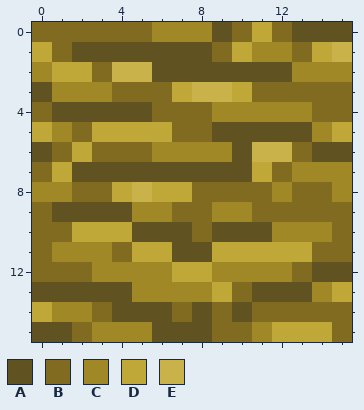
Pixel-art sprite: overrides/resources/contenttweaker/textures/blocks/eden_stone.png. That is the earlier state.
The file is 16x16 pixels.
Palette (. is transparent): A #605221  B #806b20  C #a18826  D #bfa838  E #cab24a
After:
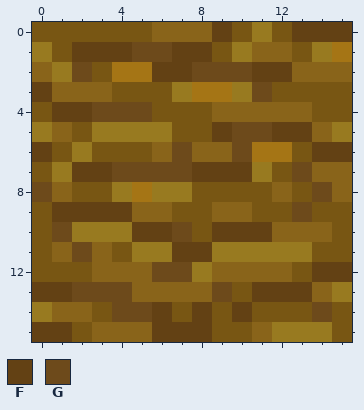
Colours new in this view: F #634114  G #6d4a1b
Diff:
@@ palette @@
-B #806b20
+B #785613
-C #a18826
+C #89641a
-D #bfa838
+D #987a20
-E #cab24a
+E #a57515
@@ x 0..15 @@
- 0 BBBBBBCCCABDBAAA
- 1 DBAAAAAAABDCCBDE
- 2 CDDBEEAAAAAAACCC
- 3 ACCCBBBDEEDBBBBB
- 4 BAAAAABBBCCCCCBB
- 5 DCBDDDDBBAAAAACD
- 6 ABDBBBCCCCAEEBAA
- 7 BDAAAAAAAAADBCCC
- 8 CCBBDEDDBBBBCBBC
- 9 BAAAACCBBCCBBBBB
-10 BBDDDAAABAAACCCB
-11 BCCCBDDAADDDDDBB
-12 BBBCCCCDDCCCCBAA
-13 AAAAACCCCDBAAACD
-14 DCCBAAABABABBBBB
-15 AABCCCAAABBCDDDB
+ 0 BBBBBBCCCFBDBFFF
+ 1 DBFFFGGFFBDCCBDE
+ 2 CDGBEEFFGGGFFCCC
+ 3 FCCCBBBDEEDGBBBB
+ 4 BFFGGGBBBCCCCCBB
+ 5 DCBDDDDBBFGGFFCD
+ 6 FBDBBBCGCCGEEBFF
+ 7 BDFFGGGGFFFDBGCC
+ 8 GCBBDEDDBBBBCBGC
+ 9 BFFFFCCBBCCBBGBB
+10 BGDDDFFGBFFFCCCB
+11 BCGCBDDFFDDDDDBB
+12 BBBCCCGGDCCCCBFF
+13 FFGGGCCCCGBFFFCD
+14 DCCBGGFBFBFBBBGB
+15 FFBCCCFFFBBCDDDB
Changed places in both pictures, as pixel boxes (x1, y1, x2, y2):
changed: (32, 22, 352, 342)
